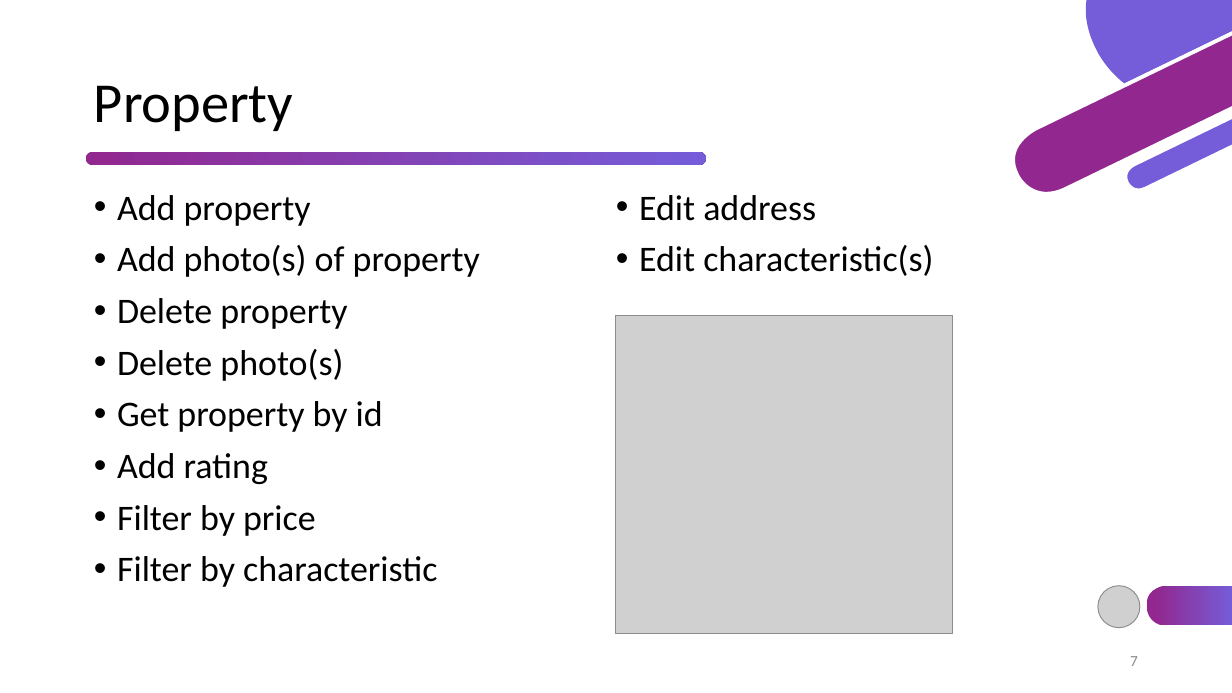
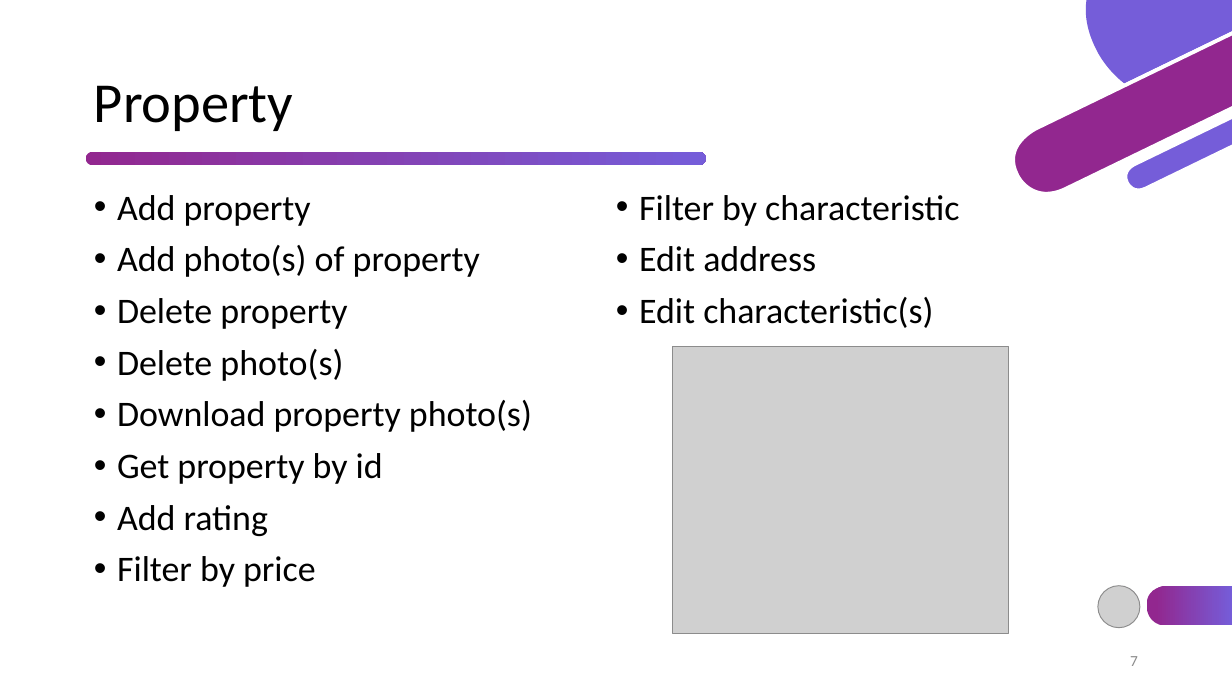
Before and after one commit to TsvetislavaYankova/ITTalents-FinalProject-Airbnb, a slide deck: slide 7 of Airbnb.pptx. Drawn at 1232x693 pixels with LibreOffice and Linux fonts; fonts in the diff are those of the drawing; grey boxes stand for pictures. Boxes give left, top, right and bottom in pixels: in the first picture for what was removed or moved away, otherwise in the second. Text is boxed around its words. In the diff, an @@ line names an element or a change of style, - is before the commit and + after.

Commit message:
DB and Presentation update. Photos added

```diff
--- a/Airbnb.pptx
+++ b/Airbnb.pptx
@@ picture: place and size @@
-picture at box(616, 316, 953, 633)
+picture at box(673, 347, 1009, 633)
@@ text at box(117, 400, 532, 432): paragraph added @@
+• Download property photo(s)
```
Also in this commit, not shown: 1 other slide changed, 14 other files.
